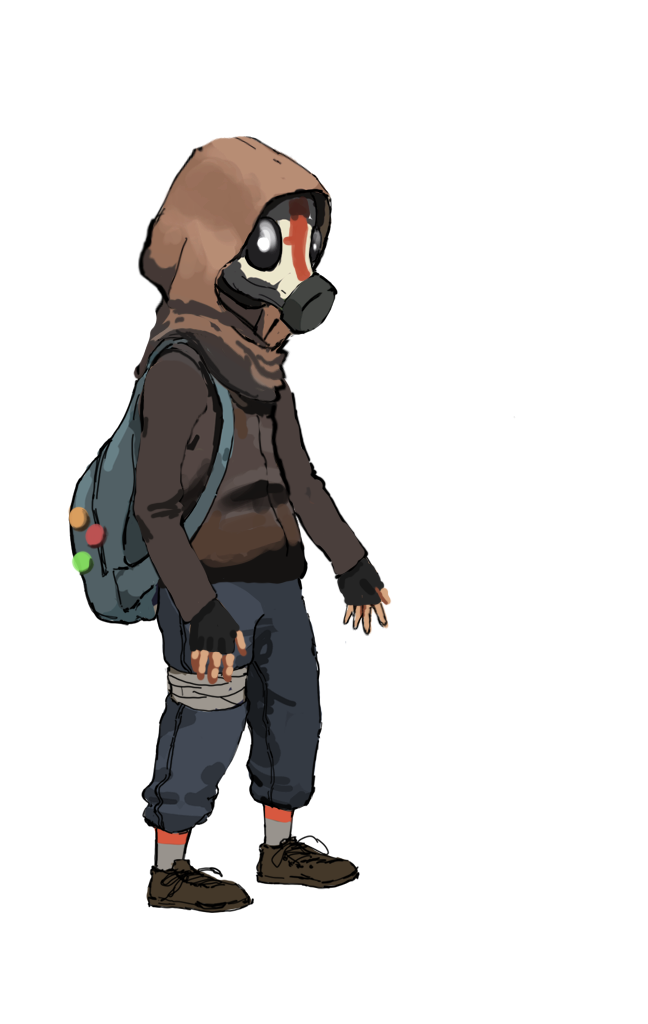
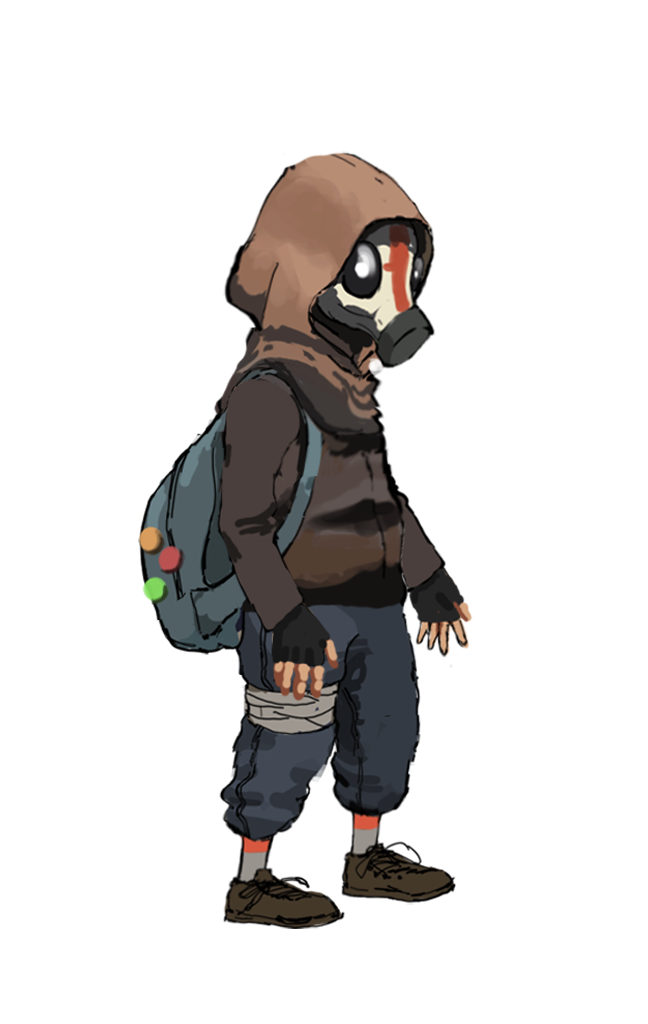
Two versions of the same layered image (648px x 1024px). Layer-by-layer changes:
painted on "braço direito" over [131, 359, 516, 704]
painted on "tronco" over [68, 136, 436, 655]
painted on "perna direita" over [67, 500, 360, 929]
painted on "perna esquerda" over [210, 524, 456, 905]
painted on "braço esquerdo" over [245, 364, 474, 658]
painted on "quadril" over [151, 536, 405, 630]
